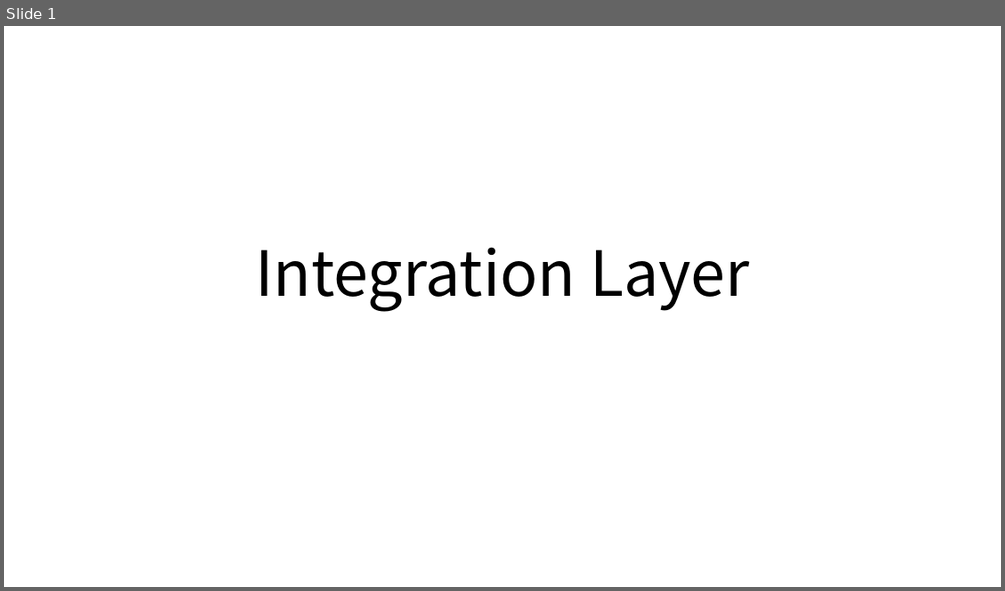
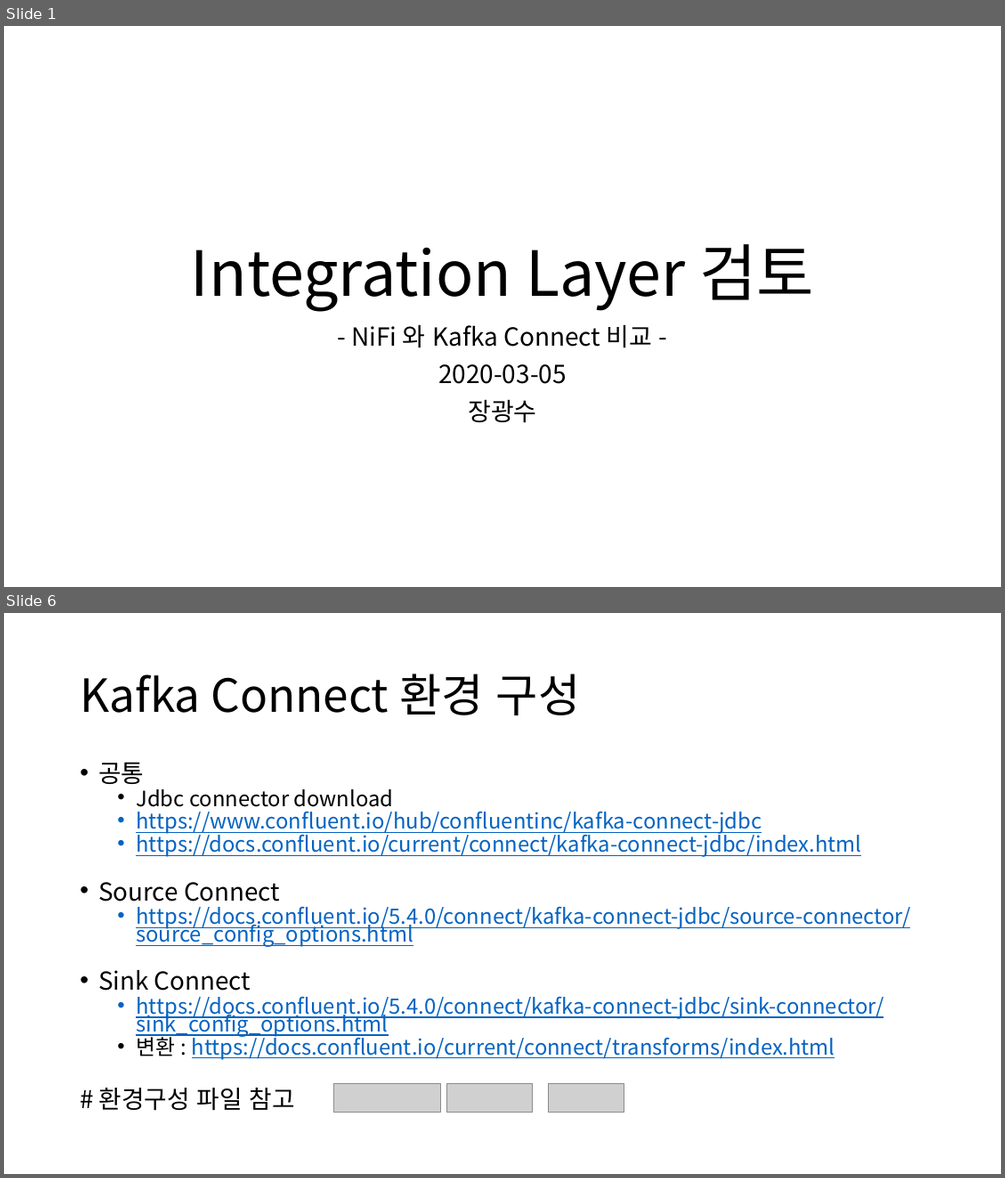
Before and after one commit to gwangsoo/Nifi-Or-Kafka-Connect, a slide deck: db2db_구조.pptx. Shown one above the other, each under a label of ours: slide 1 before the commit, slides 1 and 6 after it; the slides between them are not shown. The pictures are 1005x591 and 1005x1178 pixels, drawn with LibreOffice and Linux fonts; fonts in the diff are those of the drawing; grey boxes stand for pictures. Boxes give left, top, right and bottom in pixels: in the first picture for what was removed or moved away, otherwise in the second. Text is boxed around its words. In the diff, an @@ line names an element or a change of style, - is before the commit and + after.

```diff
--- a/db2db_구조.pptx
+++ b/db2db_구조.pptx
@@ slide 6 added at (x1=4, y1=613, x2=1001, y2=1174), background #FFFFFF @@
@@ title added at (x1=80, y1=674, x2=580, y2=715), 44 pt, text #000000 @@
+Kafka Connect 환경 구성
@@ text added at (x1=98, y1=762, x2=910, y2=1111), 20.4 pt, text #0563C1, underline @@
+• 공통
+  • Jdbc connector download
+  • https://www.confluent.io/hub/confluentinc/kafka-connect-jdbc
+  • https://docs.confluent.io/current/connect/kafka-connect-jdbc/index.html
+• Source Connect
+  • https://docs.confluent.io/5.4.0/connect/kafka-connect-jdbc/source-connector/source_config_options.html
+• Sink Connect
+  • https://docs.confluent.io/5.4.0/connect/kafka-connect-jdbc/sink-connector/sink_config_options.html
+  • 변환 : https://docs.confluent.io/current/connect/transforms/index.html
+# 환경구성 파일 참고
@@ picture added at (x1=334, y1=1083, x2=441, y2=1111) @@
@@ picture added at (x1=447, y1=1083, x2=533, y2=1111) @@
@@ picture added at (x1=549, y1=1083, x2=624, y2=1111) @@
@@ slide 1 changed as well @@
@@ title at (x1=191, y1=244, x2=814, y2=311): text changed @@
-Integration Layer
+Integration Layer 검토
@@ subtitle added at (x1=351, y1=324, x2=653, y2=423), 24 pt, text #000000 @@
+- NiFi 와 Kafka Connect 비교 -
+2020-03-05
+장광수
```
Also in this commit, not shown: 1 other slide changed, 5 other slides added, 6 slides removed.
